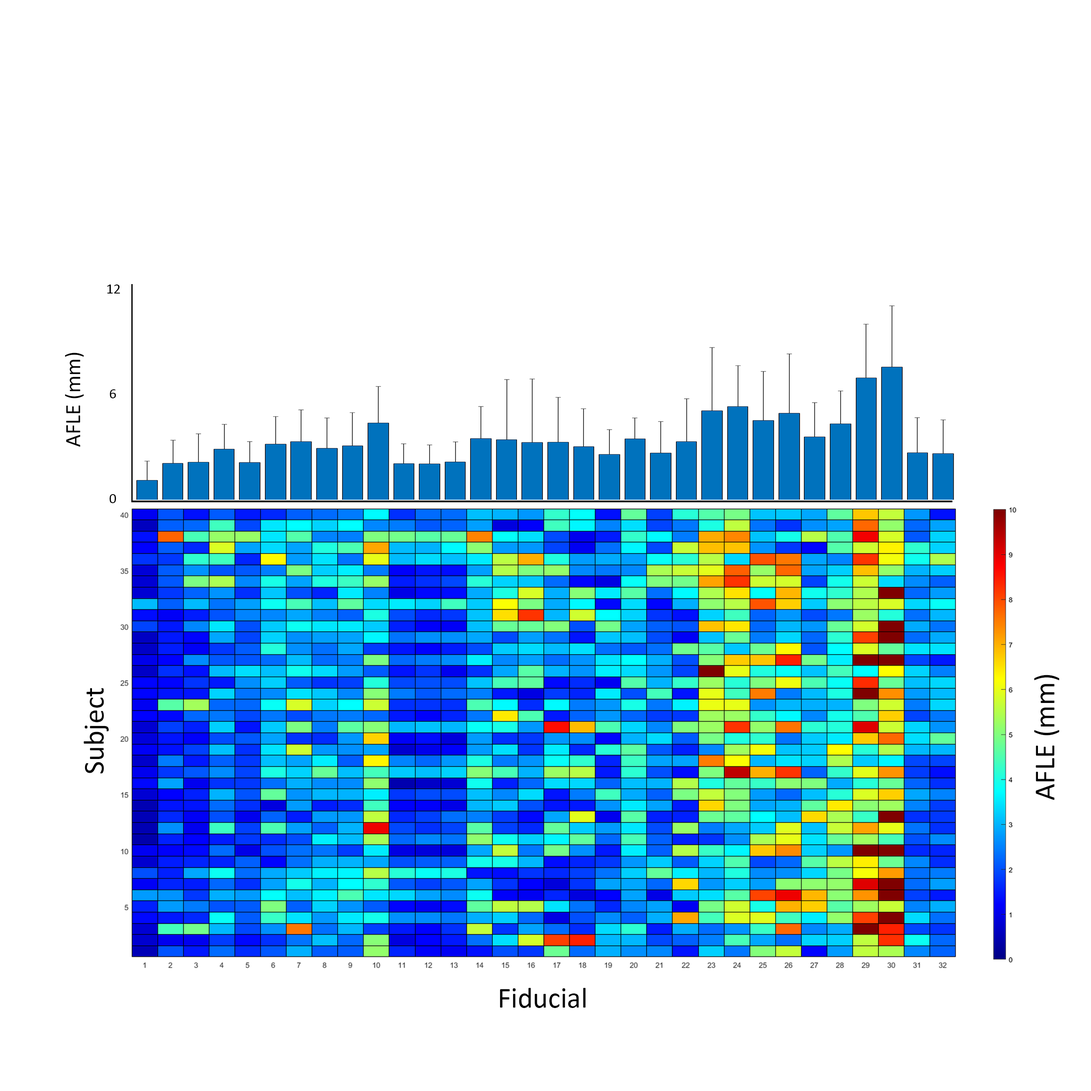
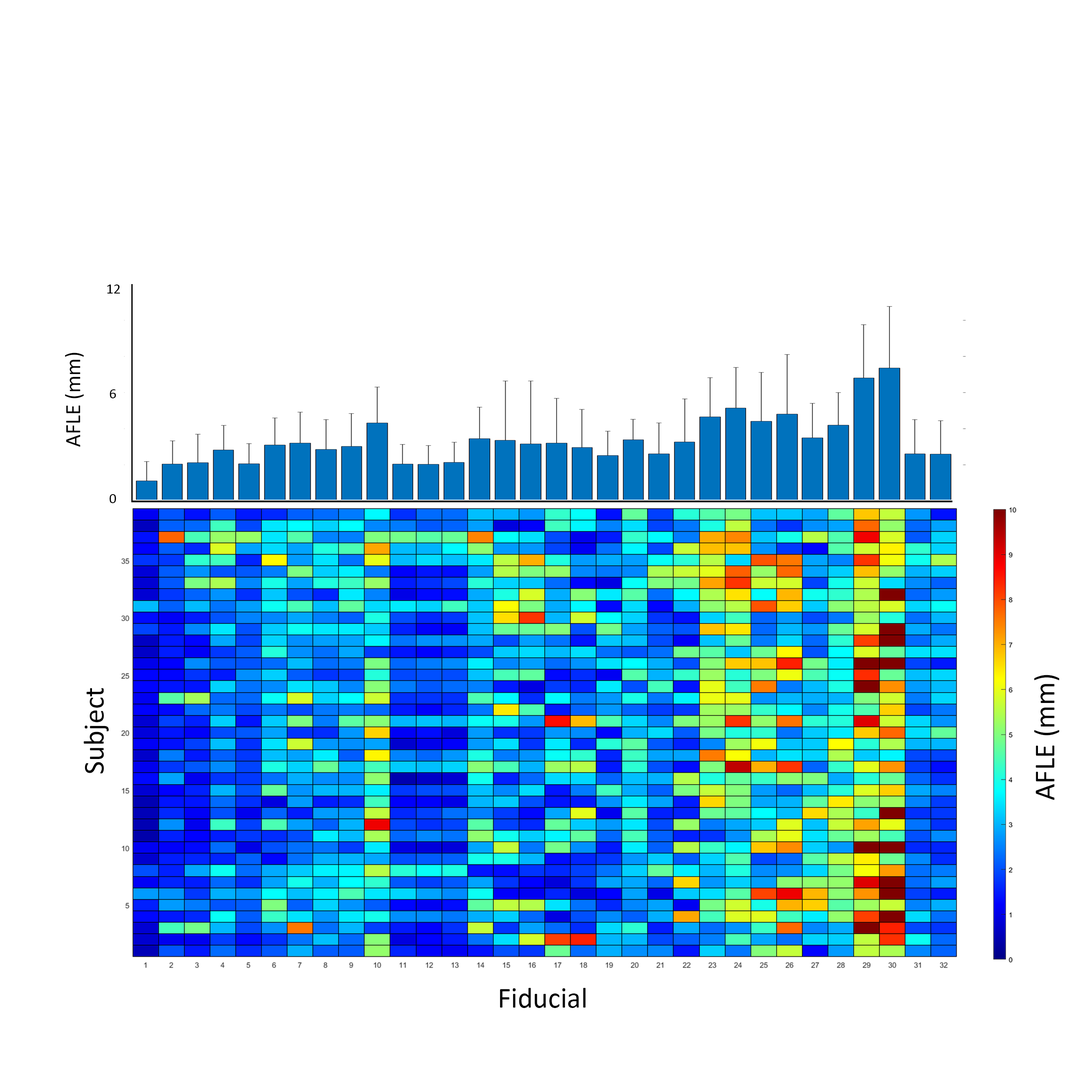
The second 1091 x 1091 image is a revision of the first. Changes to its layers:
painted on "AFRE_heatmap" over 119, 467, 958, 969
painted on "AFRE_barplot" over 119, 305, 967, 531
